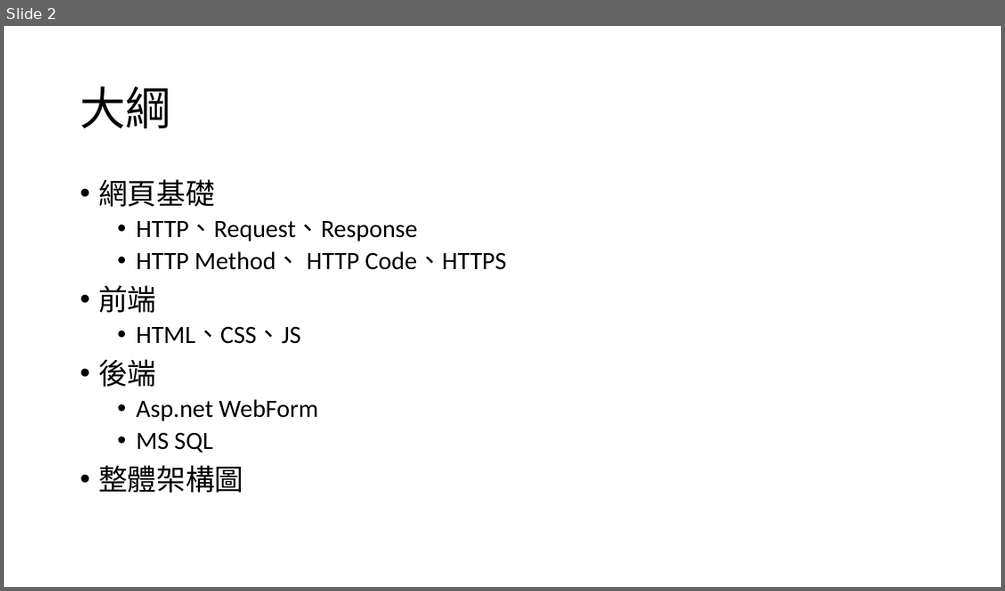
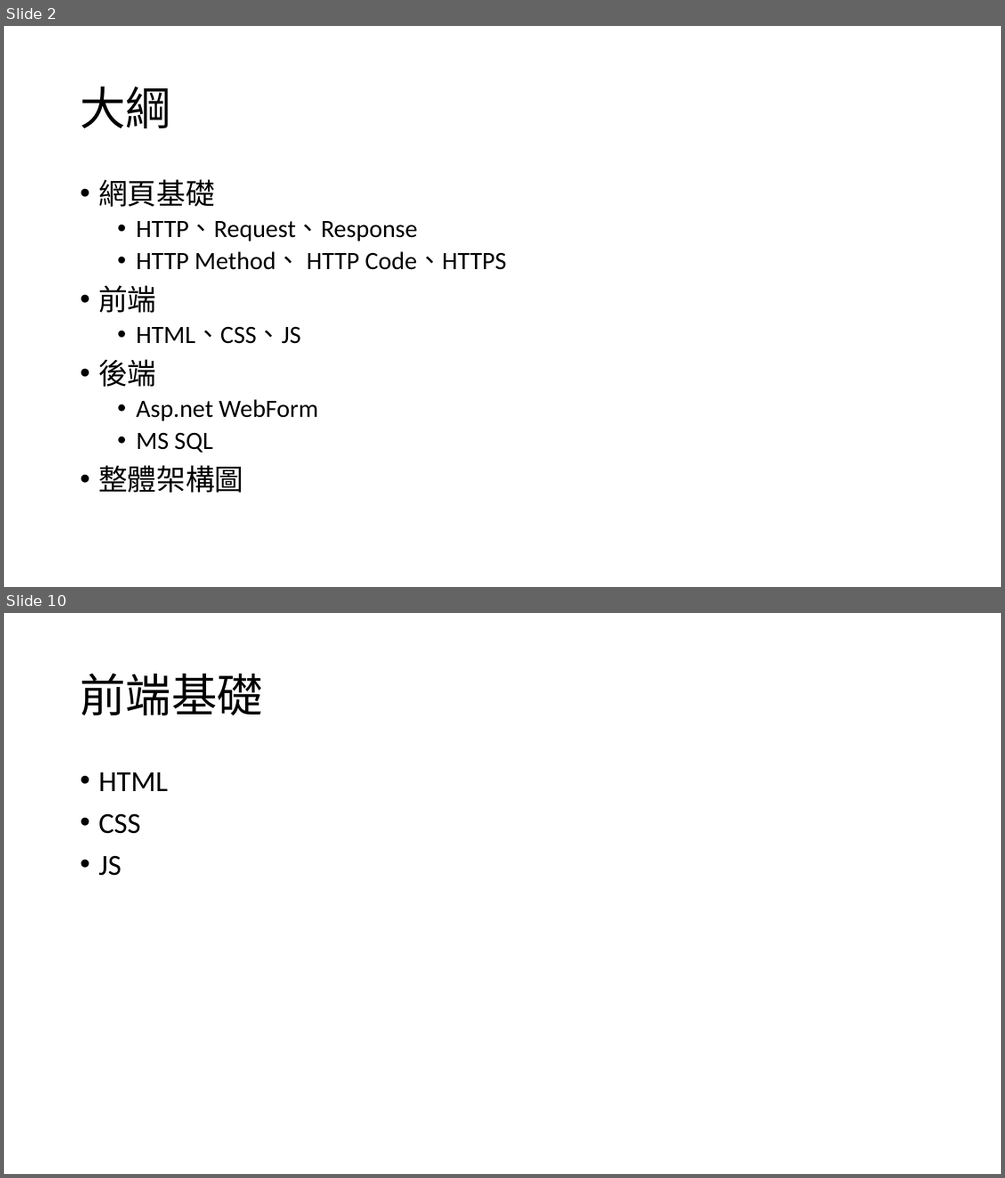
Before and after one commit to Q81JIAXIONG/-, a slide deck: 投影片/1.網頁基礎.pptx. Shown one above the other, each under a label of ours: slide 2 before the commit, slides 2 and 10 after it; the slides between them are not shown. The pictures are 1005x591 and 1005x1178 pixels, drawn with LibreOffice and Linux fonts; fonts in the diff are those of the drawing. Boxes give left, top, right and bottom in pixels: in the first picture for what was removed or moved away, otherwise in the second. Text is boxed around its words. In the diff, an @@ line names an element or a change of style, - is before the commit and + after.

```diff
--- a/投影片/1.網頁基礎.pptx
+++ b/投影片/1.網頁基礎.pptx
@@ slide 10 added at bbox=[4, 613, 1001, 1174], background #FFFFFF @@
@@ title added at bbox=[80, 673, 262, 716], 44 pt, text #000000 @@
+前端基礎
@@ text added at bbox=[98, 772, 168, 876], 28 pt, text #000000 @@
+• HTML
+• CSS
+• JS
```
Also in this commit, not shown: 13 other slides added, 14 other files.
